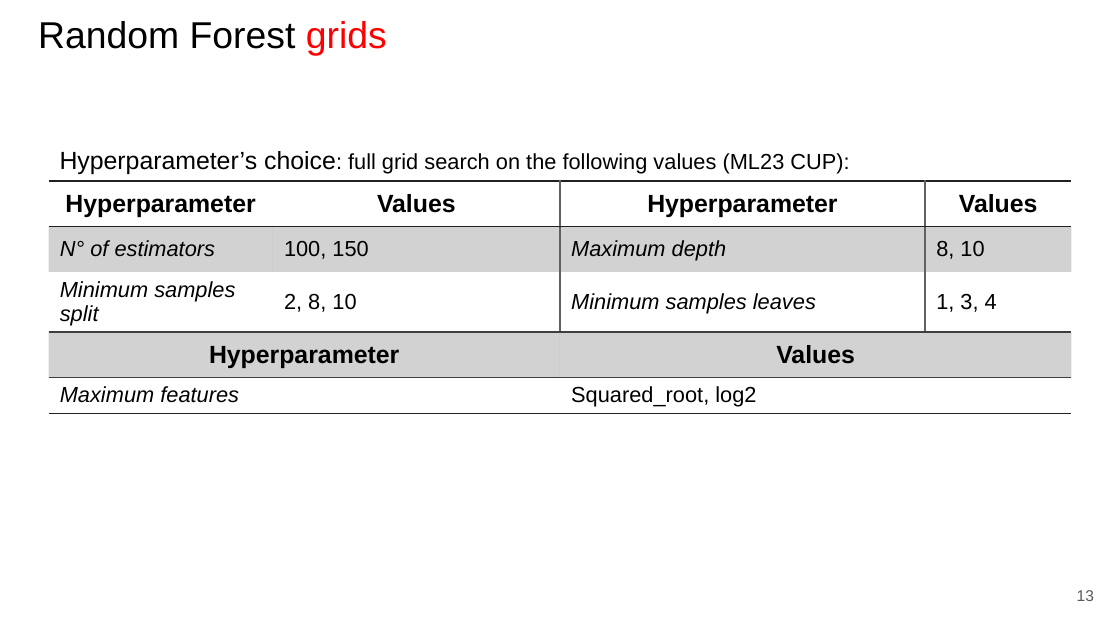
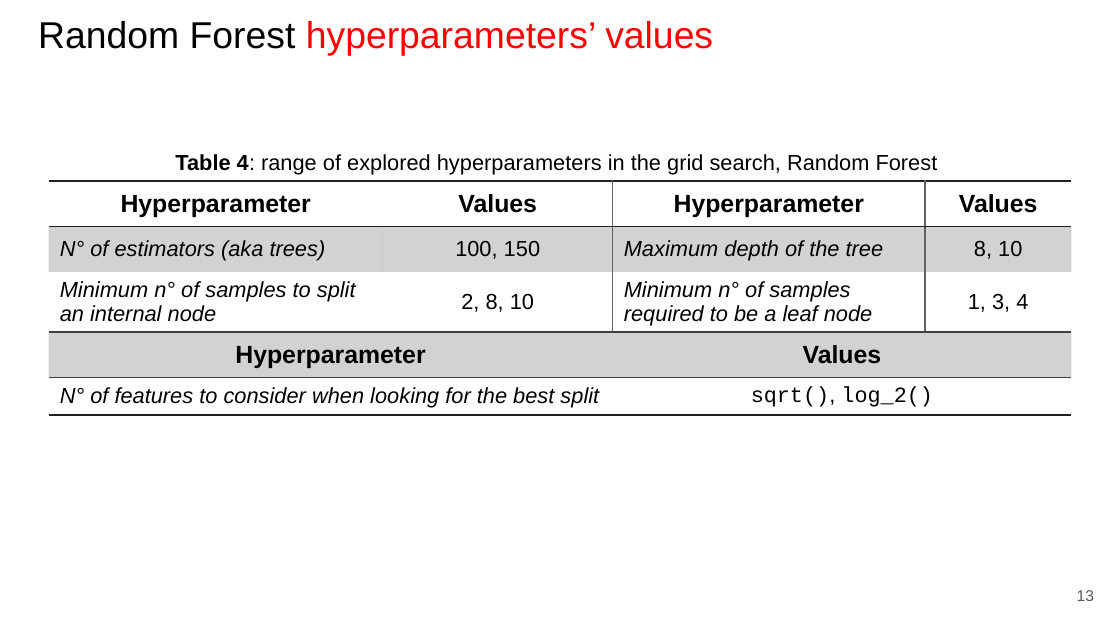
Before and after one commit to paolo-junior-mollica/machine-learning-project, a slide deck: slide 13 of relazione/ML-2023-PRJ-Slides-Demo.pptx. Drawn at 1120x630 pixels with LibreOffice and Linux fonts; fonts in the diff are those of the drawing. Boxes give left, top, right and bottom in pixels: in the first picture for what was removed or moved away, otherwise in the second. Text is boxed around its words. In the diff, an @@ line names an element or a change of style, - is before the commit and + after.

```diff
--- a/relazione/ML-2023-PRJ-Slides-Demo.pptx
+++ b/relazione/ML-2023-PRJ-Slides-Demo.pptx
@@ title at (x1=38, y1=21, x2=713, y2=56): text changed; text colour #000000 to #FF0000 @@
-Random Forest grids
+Random Forest hyperparameters’ values
@@ text at (x1=175, y1=154, x2=938, y2=175): text changed @@
-Hyperparameter’s choice: full grid search on the following values (ML23 CUP):
+Table 4: range of explored hyperparameters in the grid search, Random Forest
@@ table at (x1=48, y1=181, x2=1072, y2=419) @@
-row 2, column 1: N° of estimators
+row 2, column 1: N° of estimators (aka trees)
-row 2, column 3: Maximum depth
+row 2, column 3: Maximum depth of the tree
-row 3, column 1: Minimum samples split
+row 3, column 1: Minimum n° of samples to split an internal node
-row 3, column 3: Minimum samples leaves
+row 3, column 3: Minimum n° of samples required to be a leaf node
-row 5, column 1: Maximum features
+row 5, column 1: N° of features to consider when looking for the best split
-row 5, column 3: Squared_root, log2
+row 5, column 3: sqrt(), log_2()
@@ alignment left to centre @@
```
Also in this commit, not shown: 11 other slides changed, 1 slide added.
